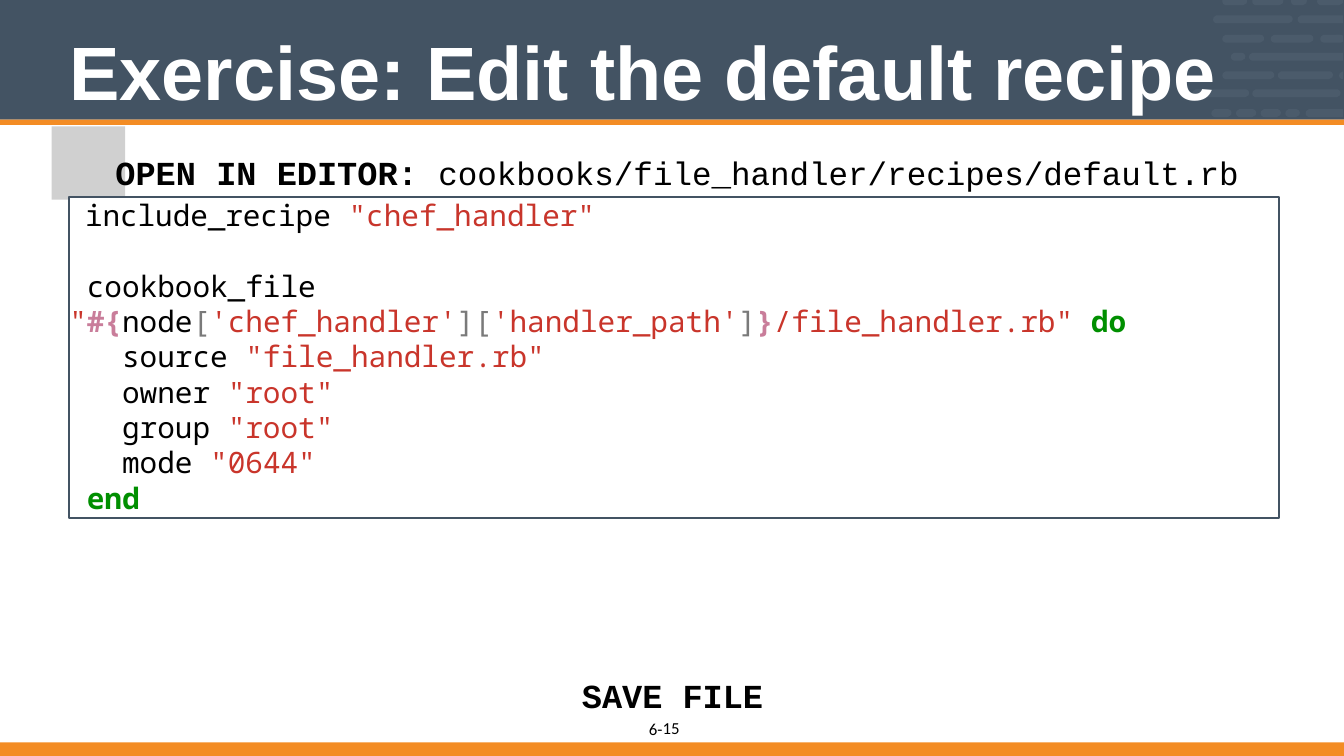
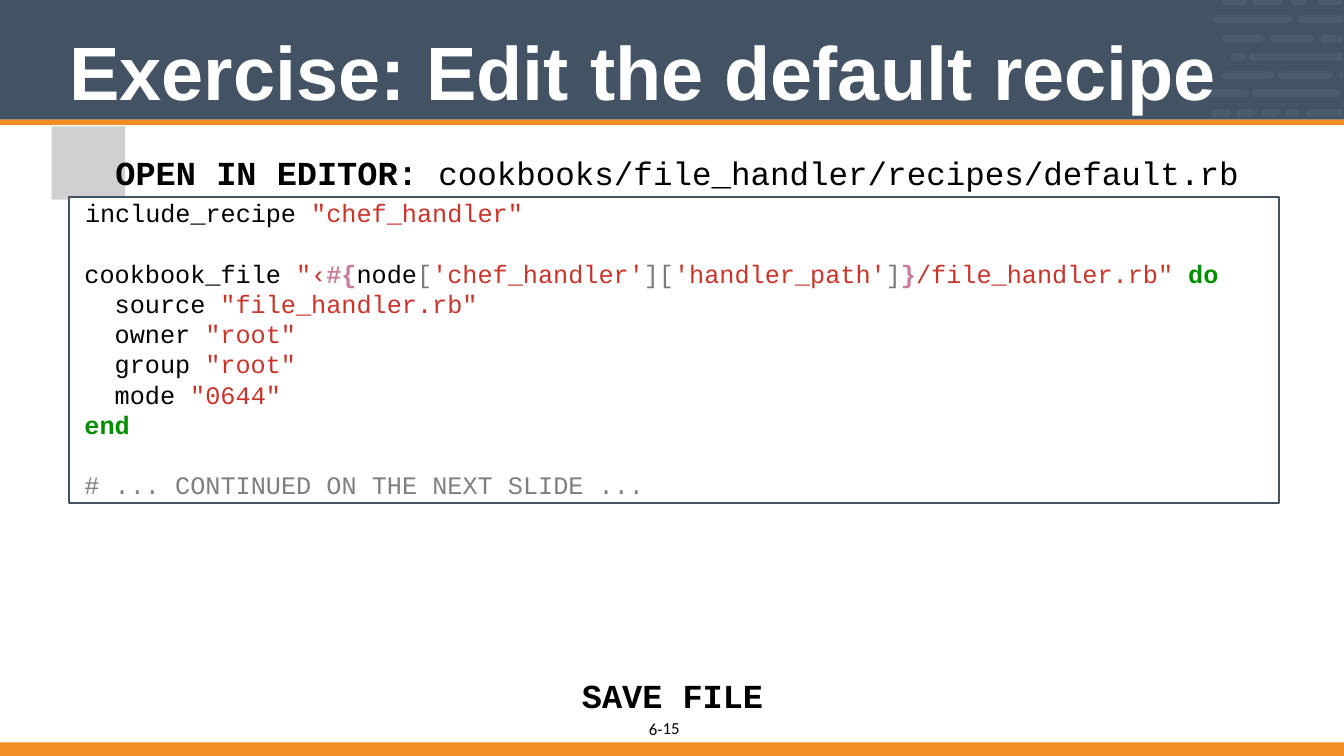
Before and after one commit to vinyar/chef-intermediate, a slide deck: slide 15 of 06-implementing_chef_handlers-file_handler.pptx. Drawn at 1344x756 pixels with LibreOffice and Linux fonts; fonts in the diff are those of the drawing; grey boxes stand for pictures. Boxes give left, top, right and bottom in pixels: in the first picture for what was removed or moved away, otherwise in the second. Text is boxed around its words. In the diff, an @@ line names an element or a change of style, - is before the commit and + after.

```diff
--- a/06-implementing_chef_handlers-file_handler.pptx
+++ b/06-implementing_chef_handlers-file_handler.pptx
@@ rectangle "include_recipe "chef_handler"": place and size @@
-rectangle "include_recipe "chef_handler"" at bbox=[70, 197, 1279, 518]
+rectangle "include_recipe "chef_handler"" at bbox=[70, 197, 1279, 503]
@@ text in rectangle at bbox=[84, 204, 523, 435]: size 28 to 24 pt, font Noto Sans Mono to Courier New in "include_recipe "chef_handler"", "source "file_handler.rb"", "owner "root"", "group "root"" and 2 more places @@
@@ text in rectangle at bbox=[84, 264, 1218, 289]: text changed; size 28 to 24 pt; font Noto Sans Mono to Courier New @@
-cookbook_file "#{node['chef_handler']['handler_path']}/file_handler.rb" do
+cookbook_file "‹#{node['chef_handler']['handler_path']}/file_handler.rb" do
@@ text in rectangle at bbox=[175, 477, 584, 503]: paragraph added @@
+# ... CONTINUED ON THE NEXT SLIDE ...
```
Also in this commit, not shown: 4 other slides changed.
